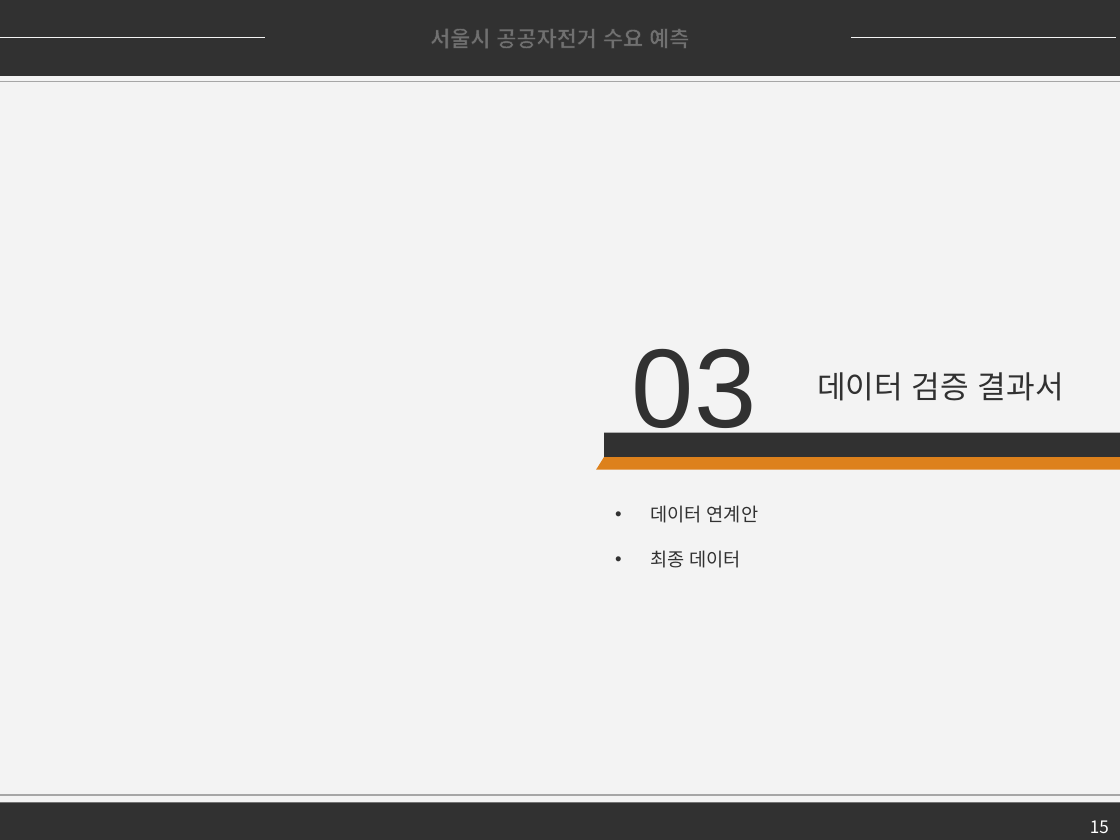
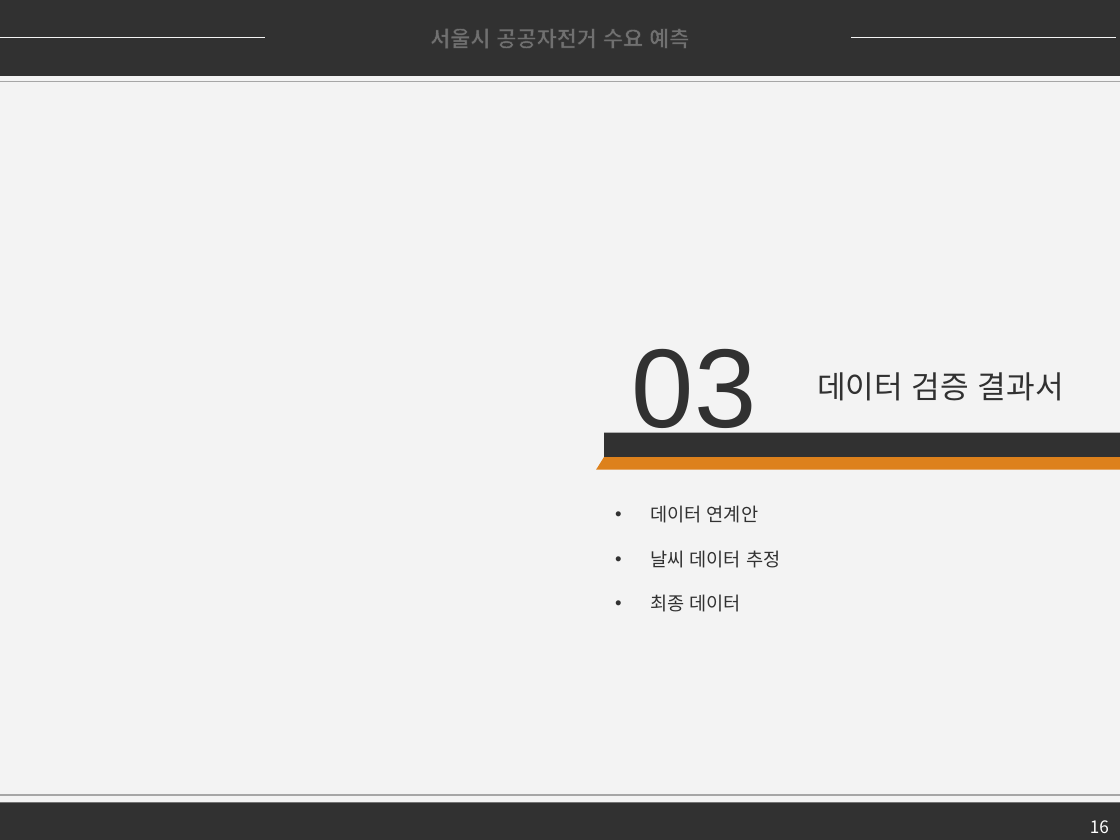
Before and after one commit to firstock/proj_sponge_bicycle, a slide deck: slide 16 of 서울시 공유자전거 수요 예측.pptx (slide 15 before the commit). Drawn at 1120x840 pixels with LibreOffice and Linux fonts; fonts in the diff are those of the drawing. Boxes give left, top, right and bottom in pixels: in the first picture for what was removed or moved away, otherwise in the second. Text is boxed around its words. In the diff, an @@ line names an element or a change of style, - is before the commit and + after.

```diff
--- a/서울시 공유자전거 수요 예측.pptx
+++ b/서울시 공유자전거 수요 예측.pptx
@@ text at (x1=650, y1=550, x2=780, y2=568): paragraph added @@
+• 날씨 데이터 추정
@@ page number at (x1=1090, y1=820, x2=1109, y2=833): text changed @@
-15
+16
```
Also in this commit, not shown: 10 other slides changed, 2 slides added.
